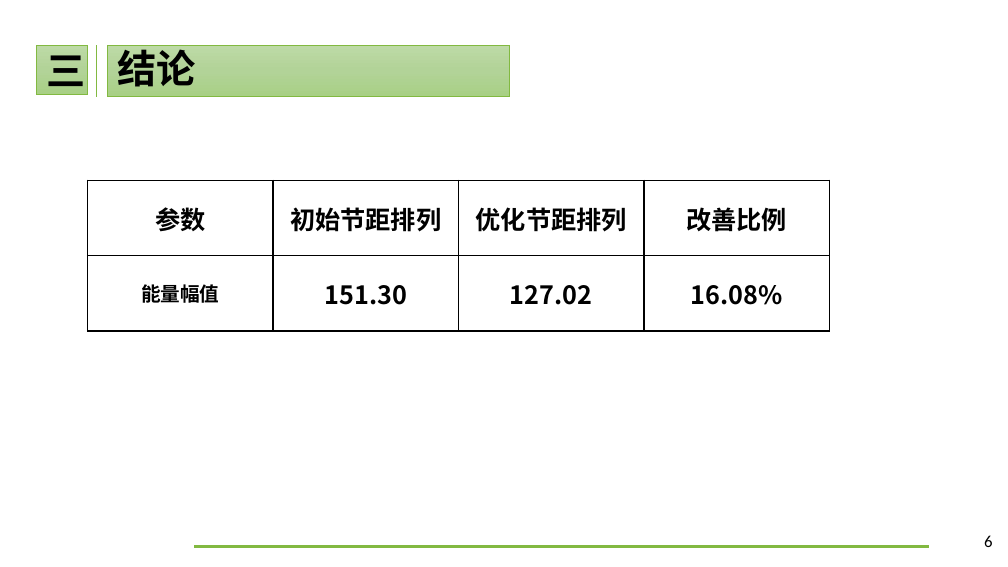
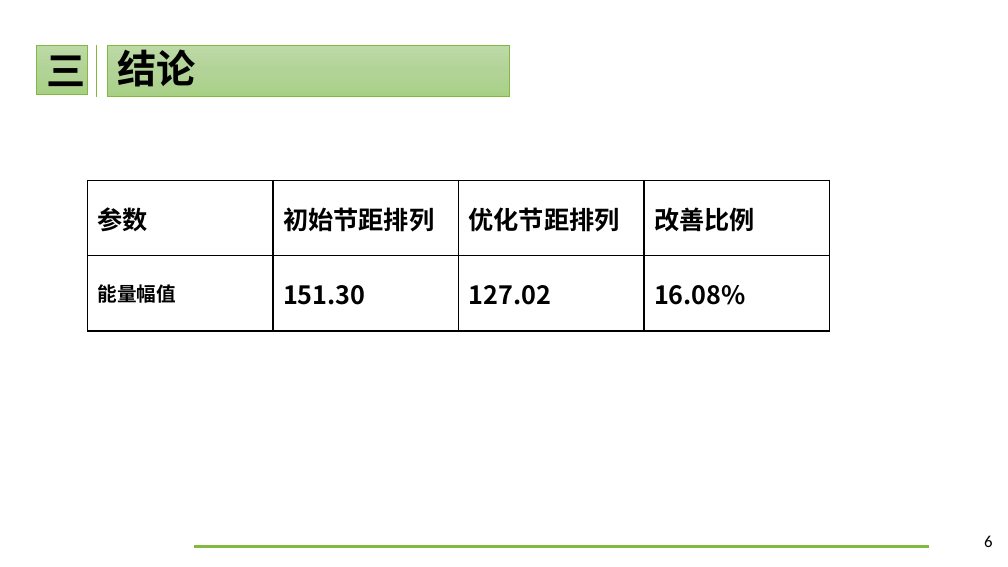
Before and after one commit to MachineXu/auto_create_report_ppt, a slide deck: slide 6 of _temp_.pptx. Drawn at 1008x567 pixels with LibreOffice and Linux fonts; fonts in the diff are those of the drawing; background and template pictures are left out. Boxes give left, top, right and bottom in pixels: in the first picture for what was removed or moved away, otherwise in the second. Text is boxed around its words. In the diff, an @@ line names an element or a change of style, - is before the commit and + after.

```diff
--- a/_temp_.pptx
+++ b/_temp_.pptx
@@ table at [88,180,830,332] @@
@@ alignment centre to left @@
```
Also in this commit, not shown: 1 other file.
